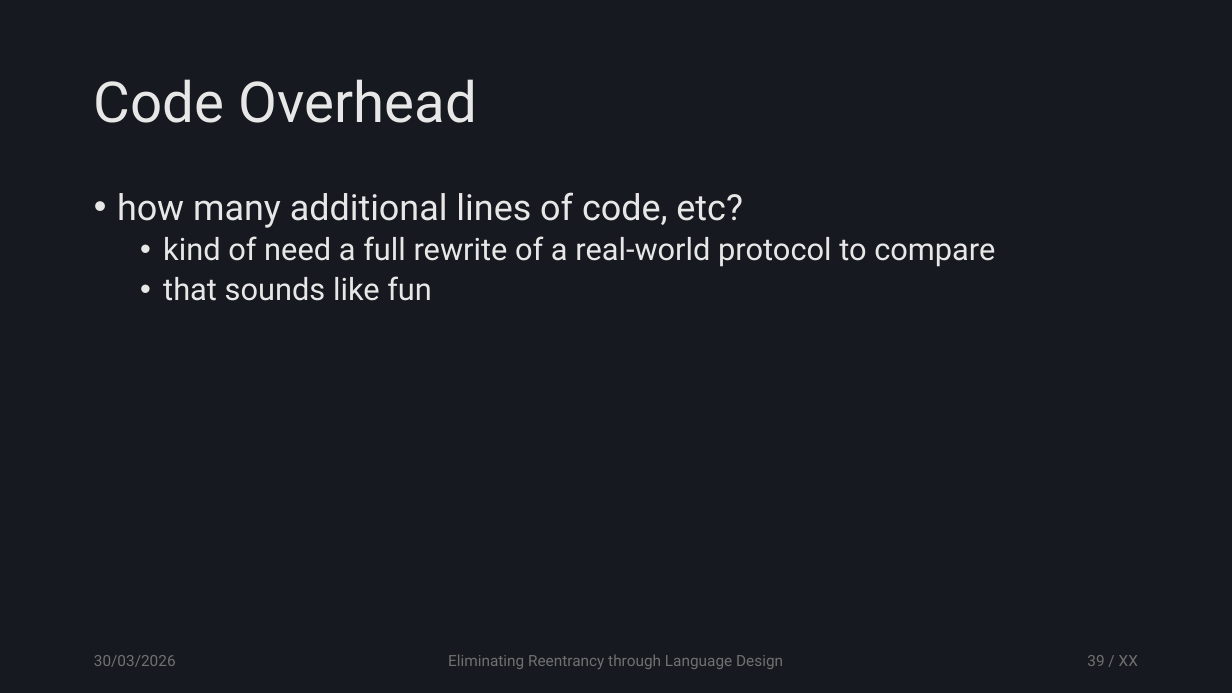
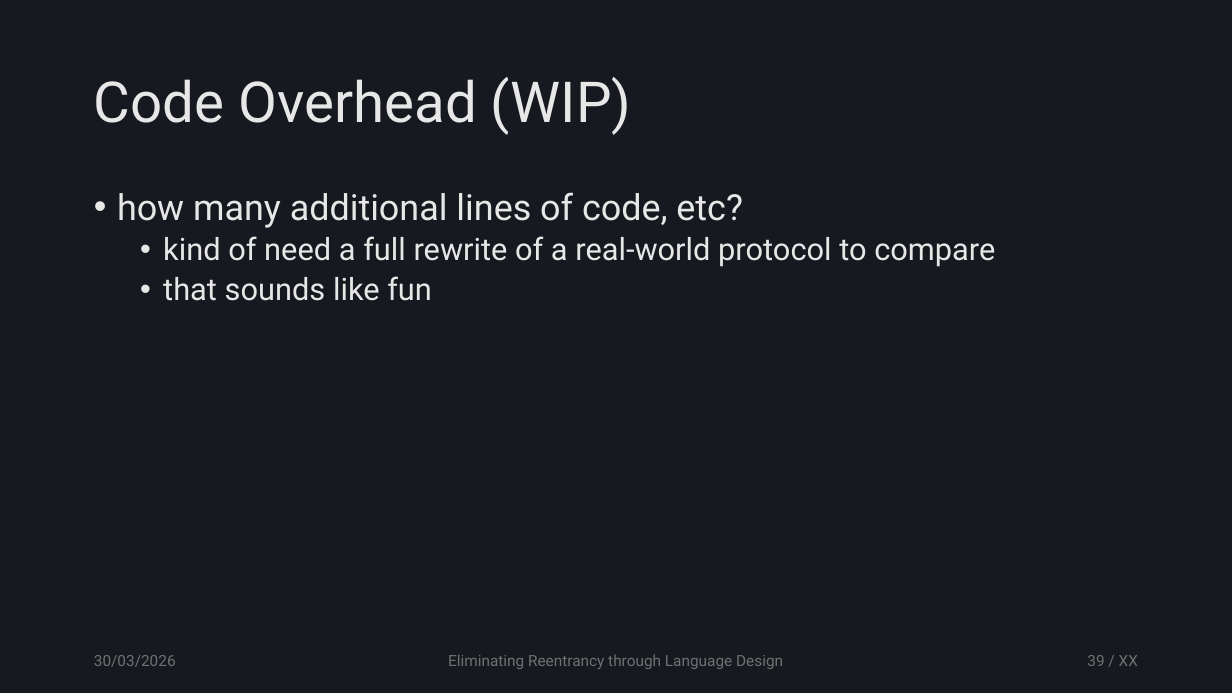
Before and after one commit to tzann/thesis, a slide deck: slide 39 of doc/presentation/Thesis.pptx. Drawn at 1232x693 pixels with LibreOffice and Linux fonts; fonts in the diff are those of the drawing. Boxes give left, top, right and bottom in pixels: in the first picture for what was removed or moved away, otherwise in the second. Text is boxed around its words. In the diff, an @@ line names an element or a change of style, - is before the commit and + after.

```diff
--- a/doc/presentation/Thesis.pptx
+++ b/doc/presentation/Thesis.pptx
@@ title at [94, 77, 631, 135]: text changed @@
-Code Overhead
+Code Overhead (WIP)
```
Also in this commit, not shown: 3 other slides changed.
